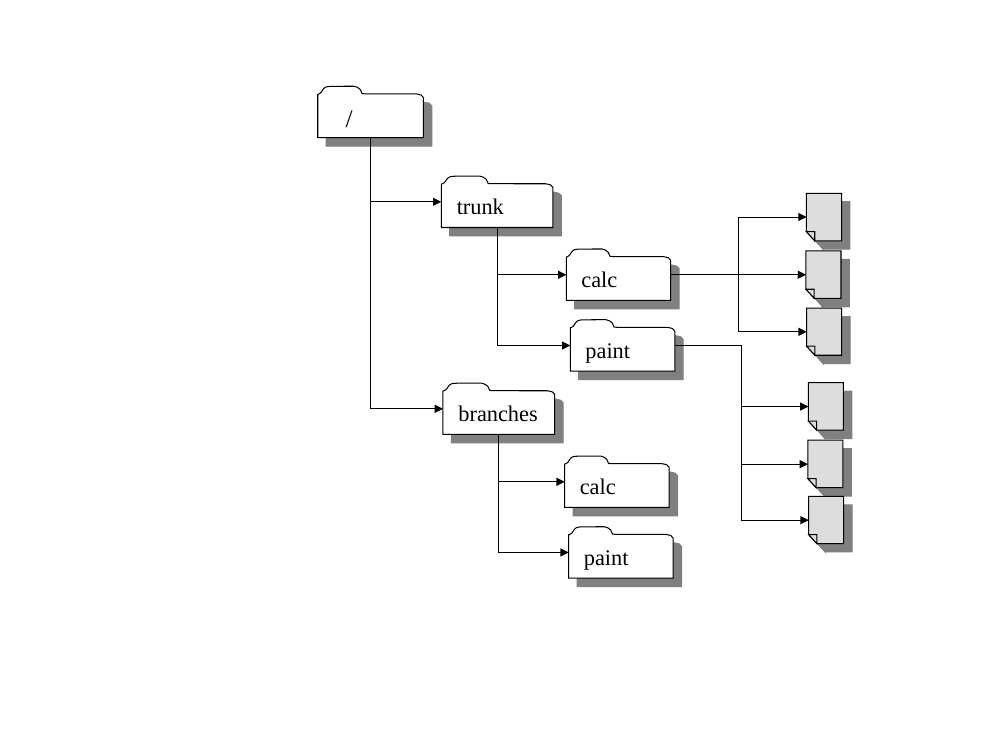
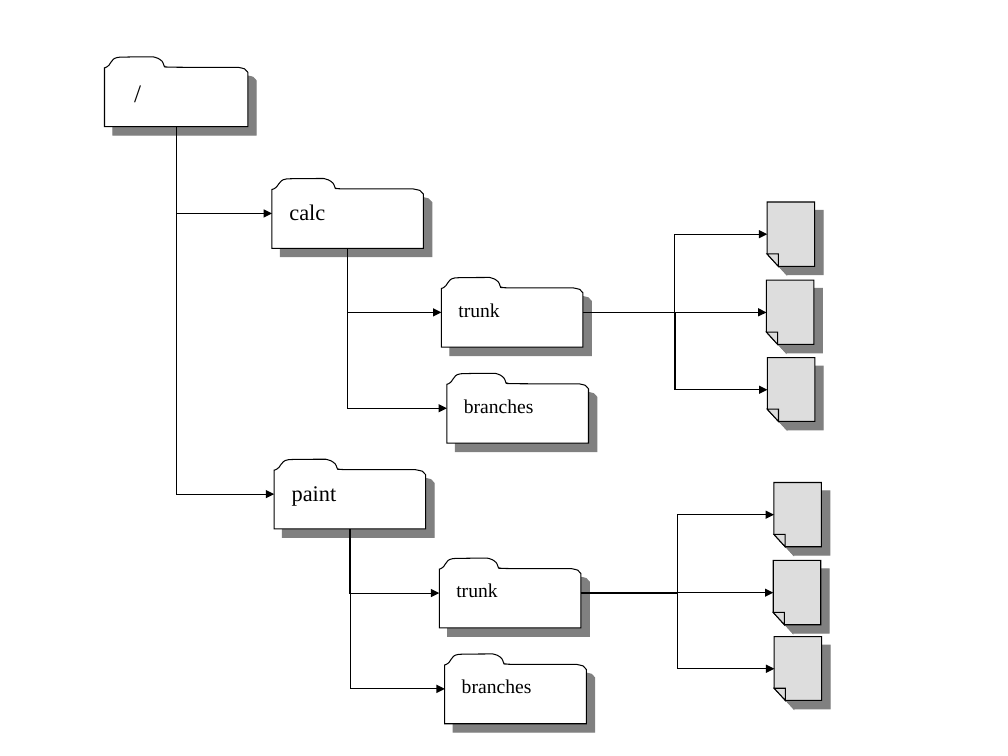
Before and after one commit to nabetaro/svnbook-ja, a slide deck: slide 2 of src/book/book/images/branches.ppt. Drawn at 1008x756 pixels with LibreOffice and Linux fonts; fonts in the diff are those of the drawing. Boxes give left, top, right and bottom in pixels: in the first picture for what was removed or moved away, otherwise in the second. Text is boxed around its words. In the diff, an @@ line names an element or a change of style, - is before the commit and + after.

```diff
--- a/src/book/book/images/branches.ppt
+++ b/src/book/book/images/branches.ppt
@@ freeform shape "/": place and size @@
-freeform shape "/" at [318, 87, 423, 138]
+freeform shape "/" at [105, 56, 248, 126]
@@ elbow arrow moved from (371, 138) - (442, 202) to (176, 127) - (272, 214) @@
@@ freeform shape "calc": place and size @@
-freeform shape "calc" at [566, 249, 671, 300]
+freeform shape "calc" at [272, 178, 423, 248]
@@ freeform shape: place and size @@
-freeform shape at [806, 194, 842, 241]
+freeform shape at [767, 202, 814, 266]
@@ elbow arrow removed from (497, 228) to (566, 275) @@
@@ elbow arrow moved from (670, 275) - (806, 217) to (583, 312) - (767, 234) @@
@@ elbow arrow moved from (371, 138) - (443, 409) to (348, 248) - (442, 312) @@
@@ elbow arrow moved from (497, 228) - (571, 346) to (348, 248) - (447, 408) @@
@@ freeform shape removed at [805, 251, 841, 298] @@
@@ freeform shape "trunk" at [442, 277, 583, 347]: size 16 to 14 pt @@
@@ freeform shape "trunk": place and size @@
-freeform shape "trunk" at [442, 176, 553, 228]
+freeform shape "trunk" at [442, 277, 583, 347]
@@ elbow arrow removed from (670, 275) to (806, 332) @@
@@ freeform shape: place and size @@
-freeform shape at [806, 308, 842, 356]
+freeform shape at [766, 280, 813, 345]
@@ elbow arrow moved from (674, 346) - (808, 406) to (583, 312) - (767, 390) @@
@@ elbow arrow moved from (670, 275) - (806, 275) to (583, 312) - (766, 312) @@
@@ elbow arrow removed from (674, 346) to (808, 465) @@
@@ freeform shape: place and size @@
-freeform shape at [808, 383, 844, 430]
+freeform shape at [767, 358, 814, 422]
@@ freeform shape "branches": place and size @@
-freeform shape "branches" at [443, 383, 554, 434]
+freeform shape "branches" at [447, 373, 589, 443]
@@ freeform shape "branches" at [447, 373, 589, 443]: size 16 to 14 pt @@
@@ elbow arrow removed from (499, 434) to (569, 552) @@
@@ elbow arrow removed from (499, 434) to (564, 482) @@
@@ freeform shape "paint": place and size @@
-freeform shape "paint" at [571, 320, 675, 371]
+freeform shape "paint" at [274, 460, 425, 529]
@@ freeform shape removed at [564, 456, 669, 507] @@
-calc
@@ freeform shape: place and size @@
-freeform shape at [808, 496, 844, 543]
+freeform shape at [774, 482, 822, 546]
@@ elbow arrow moved from (674, 346) - (808, 520) to (350, 529) - (445, 688) @@
@@ freeform shape removed at [569, 527, 673, 579] @@
-paint
@@ group added at [176, 127, 822, 724]: 5 elbow arrows, 3 freeform shapes @@
+trunk
+branches
@@ freeform shape: place and size @@
-freeform shape at [807, 440, 843, 488]
+freeform shape at [773, 560, 821, 625]
```
Also in this commit, not shown: 2 other slides changed, 3 other files.
